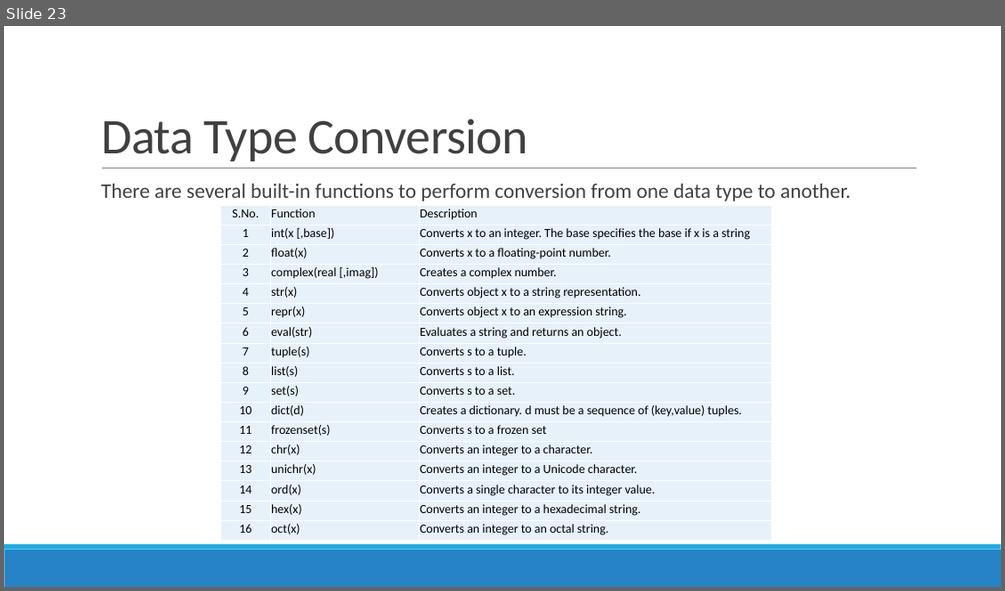
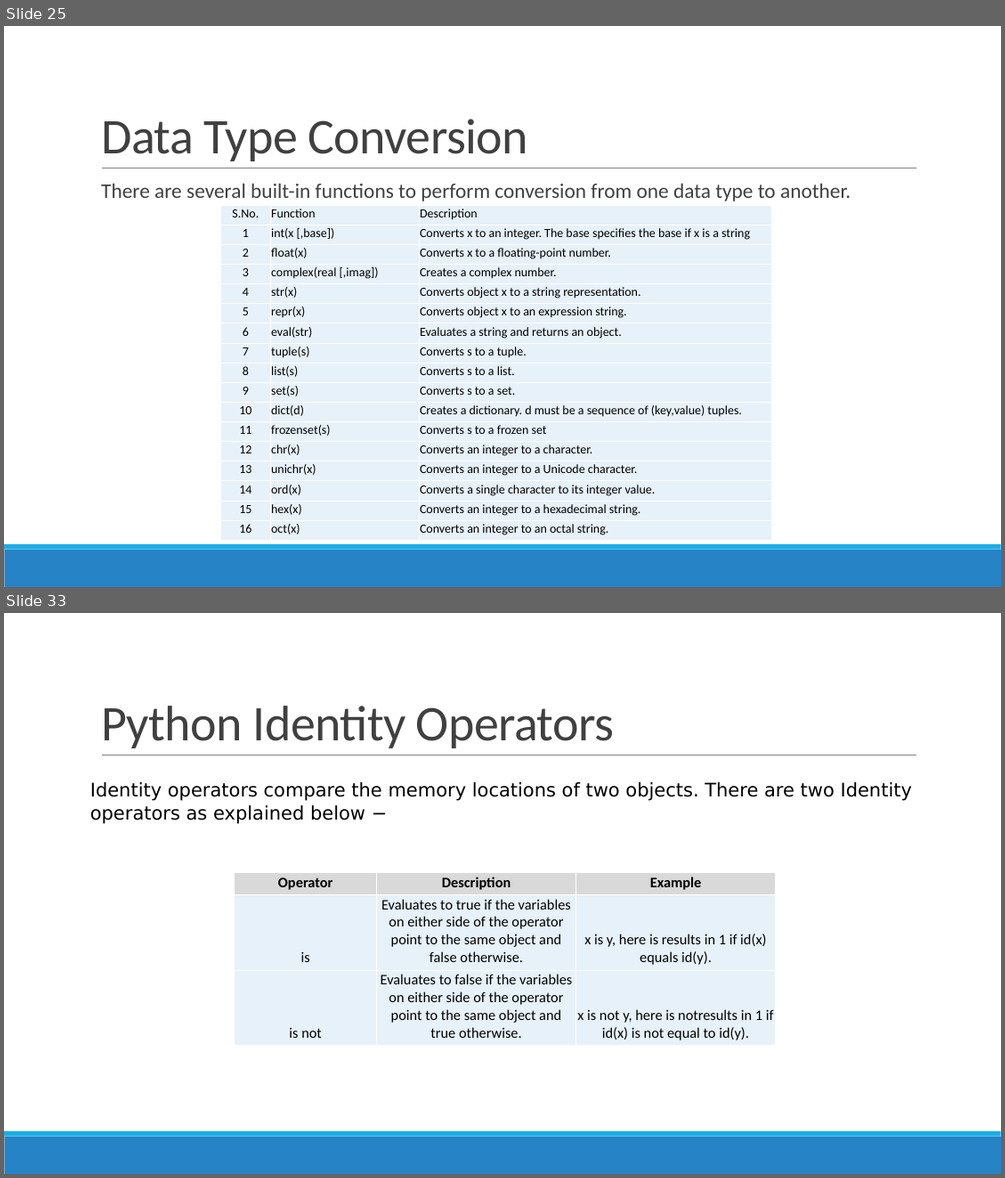
Before and after one commit to siddharth1k/Building-Web-Applications-with-Python, a slide deck: Session5 -Python.pptx. Shown one above the other, each under a label of ours: slide 23 before the commit, slides 25 and 33 after it; the slides between them are not shown. The pictures are 1005x591 and 1005x1178 pixels, drawn with LibreOffice and Linux fonts; fonts in the diff are those of the drawing. Boxes give left, top, right and bottom in pixels: in the first picture for what was removed or moved away, otherwise in the second. Text is boxed around its words. In the diff, an @@ line names an element or a change of style, - is before the commit and + after.

```diff
--- a/Session5 -Python.pptx
+++ b/Session5 -Python.pptx
@@ slide 33 added at (4, 613, 1001, 1174), background #FFFFFF; not listed: 3 template elements that a slide beside it also shows @@
@@ title added at (101, 706, 614, 748), 48 pt, text #404040 @@
+Python Identity Operators
@@ text added at (90, 782, 912, 824), 18 pt, text #000000 @@
+Identity operators compare the memory locations of two objects. There are two Identity operators as explained below −
@@ table added at (235, 873, 776, 1044), 3 rows, 3 columns @@
+Operator | Description | Example
+is | Evaluates to true if the variables on either side of the operator point to the same object and false otherwise. | x is y, here is results in 1 if id(x) equals id(y).
+is not | Evaluates to false if the variables on either side of the operator point to the same object and true otherwise. | x is not y, here is notresults in 1 if id(x) is not equal to id(y).
@@ what was slide 23 is now slide 25 @@
```
Also in this commit, not shown: 15 other slides added.
